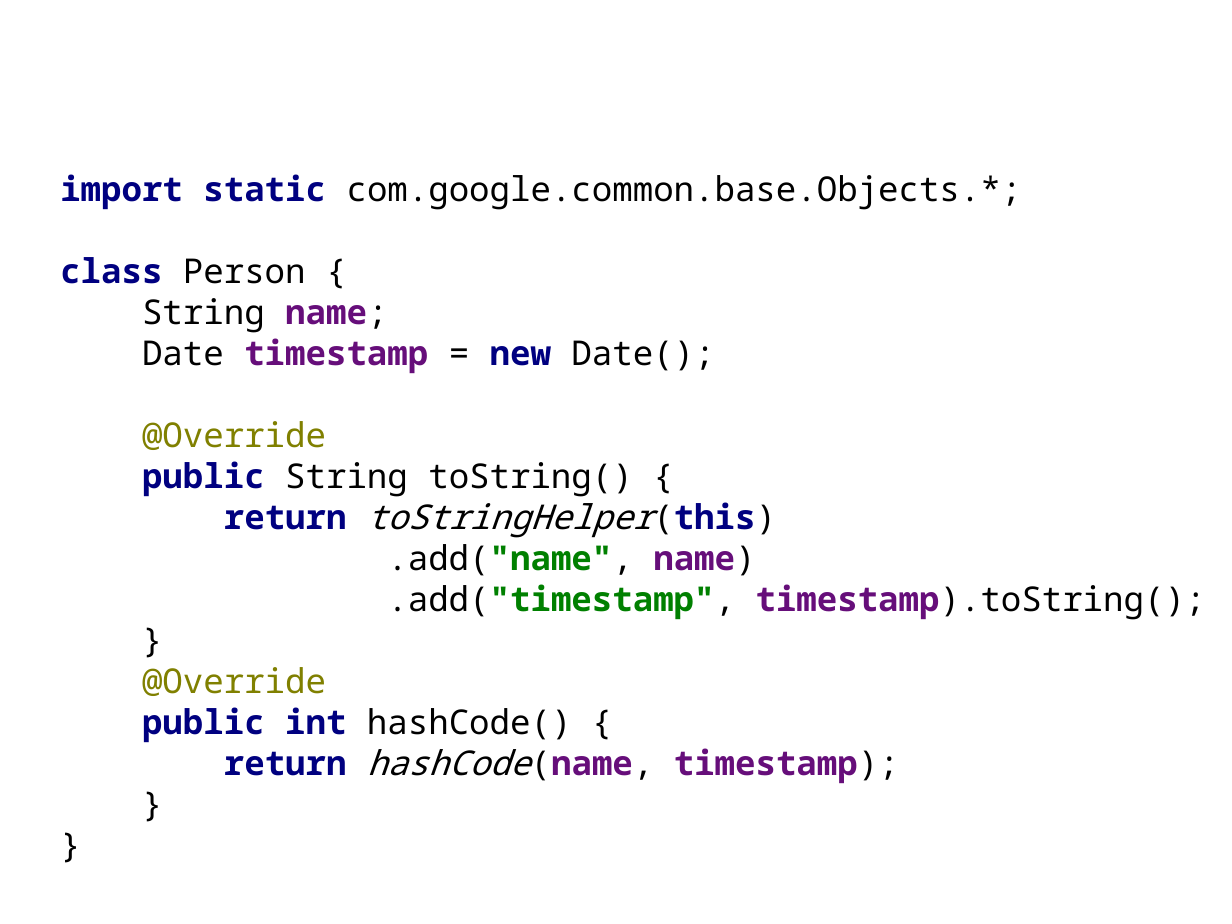
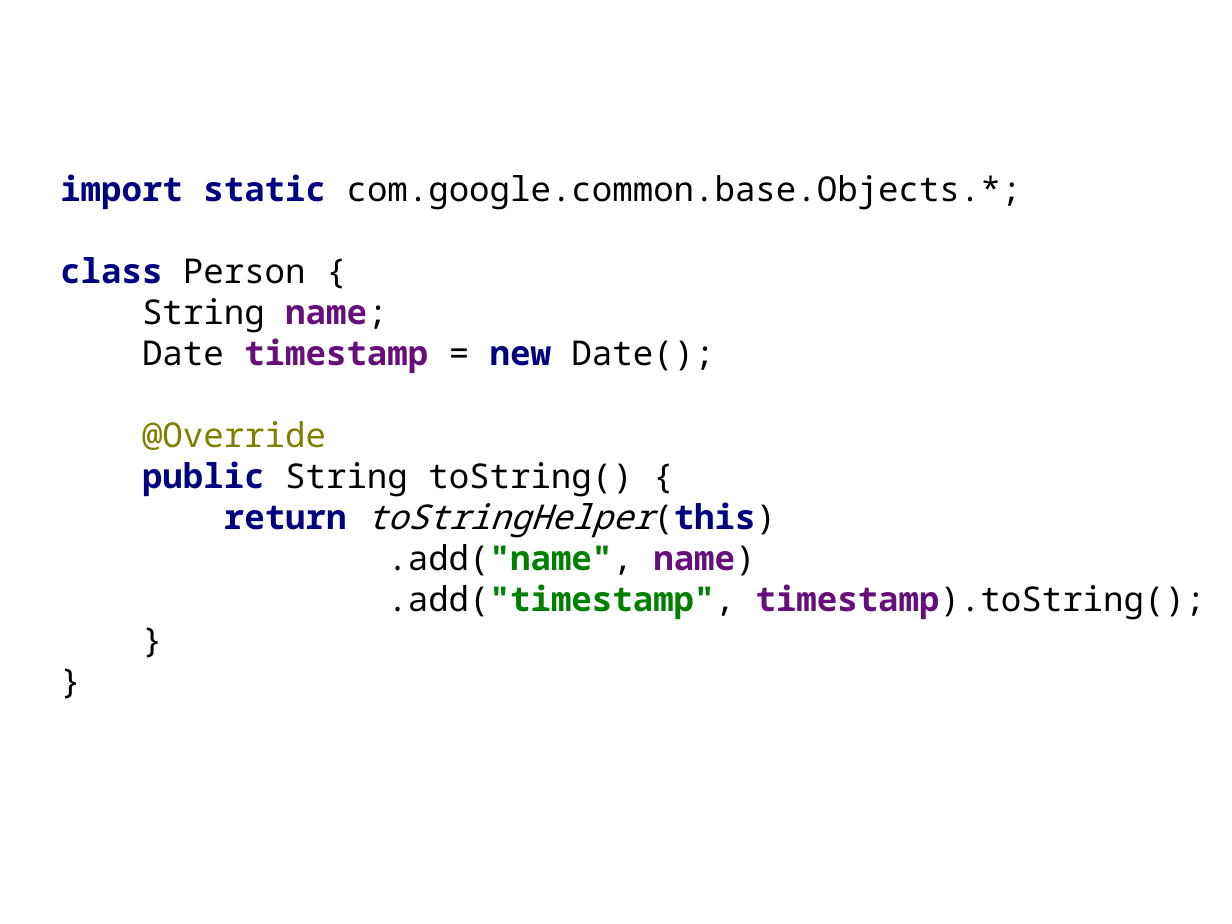
Before and after one commit to HamletDRC/presentations, a slide deck: slide 53 of javaboilerplatebusters/BoilerPlateBusters.odp. Drawn at 1232x924 pixels with LibreOffice and Linux fonts; fonts in the diff are those of the drawing; background and template pictures are left out. Boxes give left, top, right and bottom in pixels: in the first picture for what was removed or moved away, otherwise in the second. Text is boxed around its words. In the diff, an @@ line names an element or a change of style, - is before the commit and + after.

```diff
--- a/javaboilerplatebusters/BoilerPlateBusters.odp
+++ b/javaboilerplatebusters/BoilerPlateBusters.odp
@@ subtitle at <box>60,174,1206,620</box>: paragraph removed @@
-}
@@ subtitle at <box>142,667,899,784</box>: paragraphs removed @@
-@Override
-public int hashCode() {
-return hashCode(name, timestamp);
```
Also in this commit, not shown: 14 other slides changed, 2 other files.
